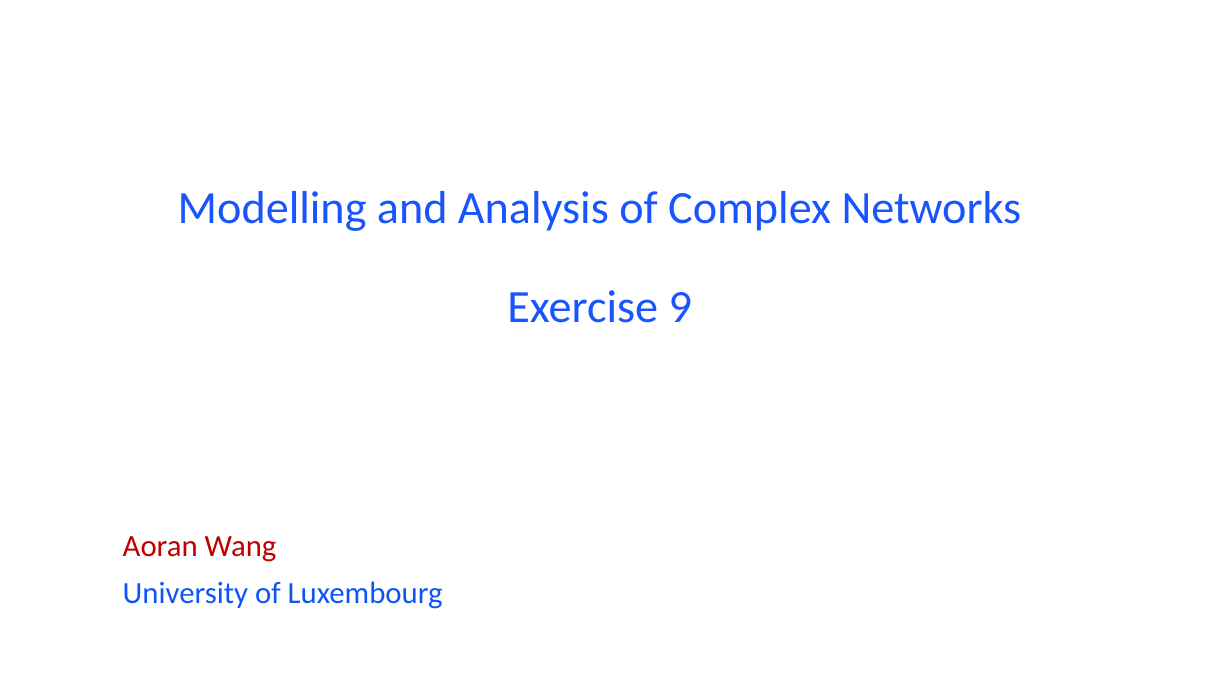
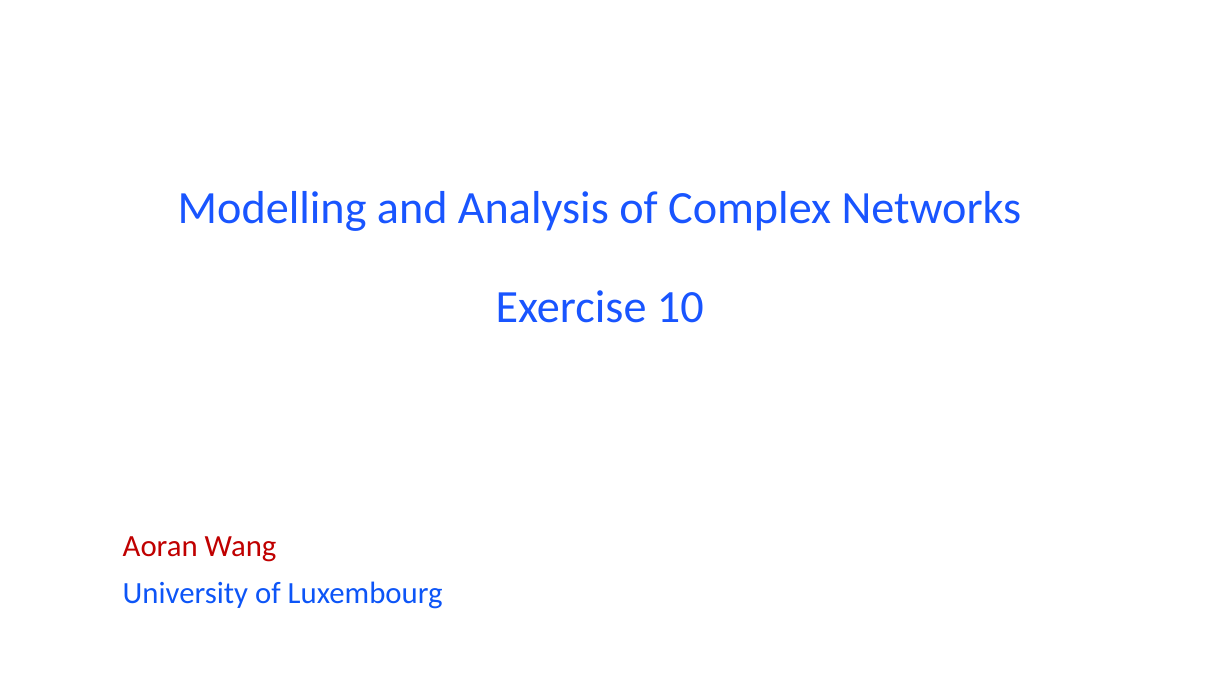
Before and after one commit to wang422003/Complex-Networks_exercise, a slide deck: slide 1 of Slides/Exercise10.pptx. Drawn at 1232x693 pixels with LibreOffice and Linux fonts; fonts in the diff are those of the drawing. Boxes give left, top, right and bottom in pixels: in the first picture for what was removed or moved away, otherwise in the second. Text is boxed around its words. In the diff, an @@ line names an element or a change of style, - is before the commit and + after.

```diff
--- a/Slides/Exercise10.pptx
+++ b/Slides/Exercise10.pptx
@@ title at [178, 191, 1022, 323]: text changed @@
-Modelling and Analysis of Complex Networks
-Exercise 9
+Modelling and Analysis of Complex Networks
+Exercise 10
```
Also in this commit, not shown: 5 slides added, 1 other file.
